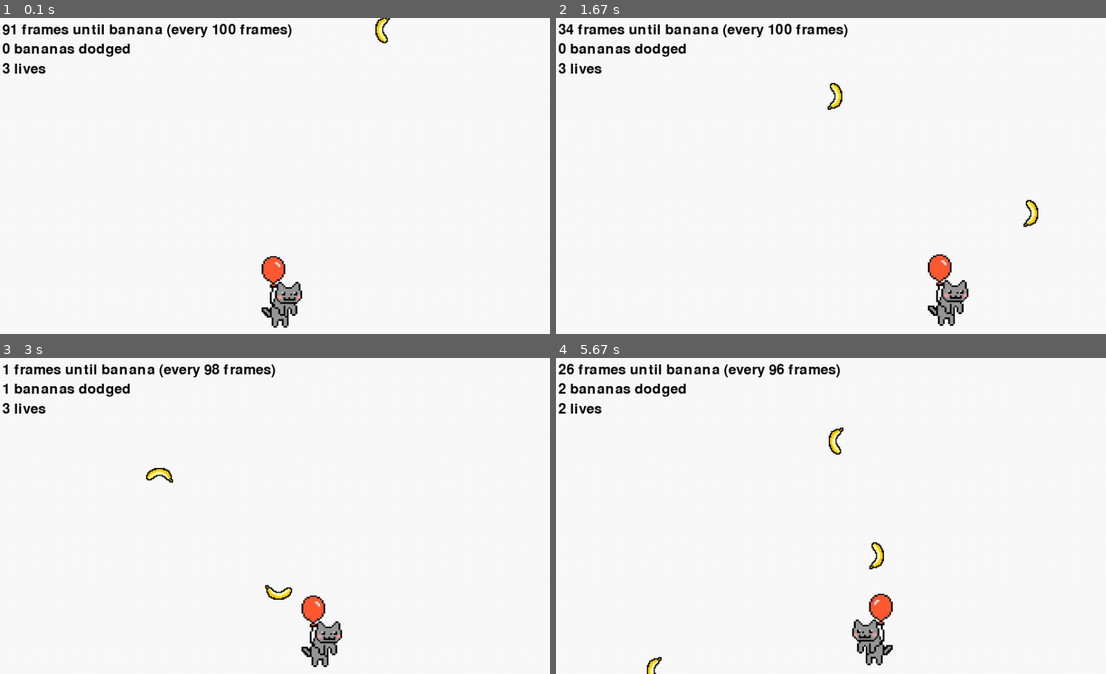
Above: before the commit, frames 1-4 (two rows, left to right).
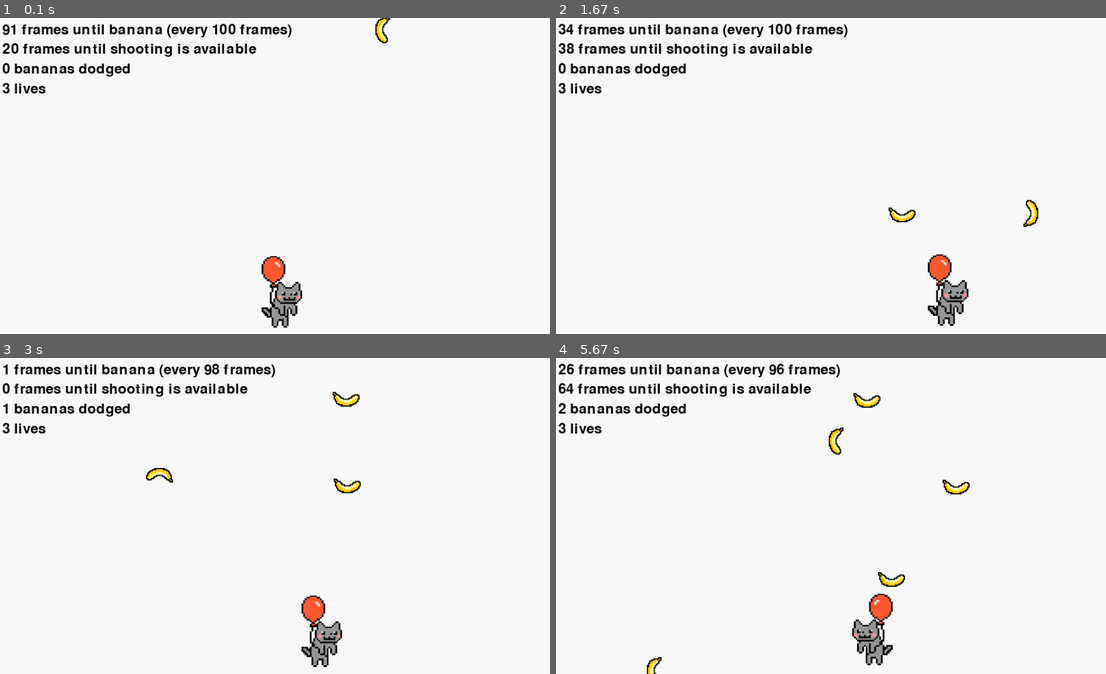
Above: after the commit, the same moments.

Repository: MikeCroall/MyPyGame
Game: pygame game, started from src/main.py
Two runs of this game, one before a commit and one after it. Both use one fixed random seed, a clock stepped at 60 frames per second and the inputs below.
Inputs:
- Up to frame 1 (0.1 s): no input
- Up to frame 2 (1.67 s): tap Space at 0.33, 0.73, 1.03, 1.23, 1.53 s; hold Right 0.67-1.13 s; hold Right 1.17-1.63 s
- Up to frame 3 (3 s): hold Left 1.67-2.2 s; tap Space at 1.73, 2.03, 2.3, 2.6, 2.73 s; hold Left 2.23-2.63 s; hold Right from 2.67 s (still down)
- Up to frame 4 (5.67 s): tap Space at 3.03, 3.4, 3.7, 3.9, 4.2, 4.4, 4.7, 4.9, 5.2, 5.47 s; release Right at 3.3 s; hold Left 3.33-3.8 s; hold Right 3.83-4.3 s; hold Right 4.33-4.8 s; hold Left 4.83-5.37 s; hold Left from 5.4 s (still down)

The runs differ from the first frame. In frame 1, 1.4% of the frame differs, in the area x 0-47%, y 7-24%; in frame 2, 1.7%; in frame 3, 1.9%; in frame 4, 2.0%, in the area x 0-76%, y 7-73%.

Commit message:
Projectiles work - need new sprite

Diff:
--- a/src/banana.py
+++ b/src/banana.py
@@ -1,4 +1,5 @@
-import pygame, random
+import pygame
+import random
 
 
 class Banana:
--- a/src/main.py
+++ b/src/main.py
@@ -8,6 +8,7 @@
     from player import Player
     from banana import Banana
     from label import Label
+    from projectile import Projectile
 
     print("Excellent - pygame is installed and imported!")
     pygame.init()
@@ -20,7 +21,8 @@
     spawn_rate, frames_until_spawn = 100, 1
     bananas_dodged, lives = 0, 3
     bob_rate, frames_until_bob = 7, 7
-    shooting_cool_down, frames_until_can_shoot = 30, 30
+    shooting_cool_down, frames_until_can_shoot = 80, 30
+    projectile_speed = [0, -2 * int(height / 480)]
 
     background = pygame.Surface(screen.get_size())
     background = background.convert()
@@ -30,6 +32,7 @@
 
     labels = [
         Label("0 frames until banana"),
+        Label("0 frames until shooting is available"),
         Label("0 bananas dodged"),
         Label("3 lives")
     ]  # note: NOT a dictionary, to maintain ordering
@@ -39,11 +42,16 @@
     pause_label_rect.centery = background.get_rect().centery
 
     bananas = []
+    projectiles = []
 
     def spawn_banana():
         img = pygame.image.load("../img/banana.bmp")
         speed = [random.choice([0, 0, 0, -1, 1]), 2]
         bananas.append(Banana(img, int(random.random() * width), 0, speed))
+
+    def shoot_projectile_from_player(player_1):
+        img = pygame.image.load("../img/banana.bmp")  # todo replace sprite
+        projectiles.append(Projectile(img, projectile_speed, player_1.get_rect()))
 
     while lives > 0:
         for event in pygame.event.get():
@@ -58,7 +66,8 @@
 
         if not paused:
             frames_until_spawn -= 1
-            if frames_until_can_shoot > 0: frames_until_can_shoot -= 1
+            if frames_until_can_shoot > 0:
+                frames_until_can_shoot -= 1
             if frames_until_spawn <= 0:
                 spawn_banana()
                 frames_until_spawn = spawn_rate
@@ -74,10 +83,12 @@
             if keys[pygame.K_SPACE]:
                 if frames_until_can_shoot <= 0:
                     frames_until_can_shoot = shooting_cool_down
-                    print("Player shooting")
-                    pass  # todo shoot projectile up from player
+                    shoot_projectile_from_player(player_1)
 
-            rem = []
+            for p in projectiles:
+                p.move_at_speed()
+
+            rem_b = []
             for b in bananas:
                 b.move_at_speed()
                 if b.get_rect().left < 0:  # separated to ensure correct direction is stuck to
@@ -86,20 +97,26 @@
                     b.ensure_travel_left()
 
                 if b.get_rect().colliderect(player_1.get_rect()):
-                    rem.append(b)
+                    rem_b.append(b)
                     lives -= 1
-                elif b.get_rect().top > height:  # if did not collide with player, check if ready for locational despawn
-                    rem.append(b)
-                    bananas_dodged += 1
-                    if spawn_rate > 20:
-                        spawn_rate -= 2
+                else:
+                    ind = b.get_rect().collidelist([x.get_rect() for x in projectiles])
+                    if ind != -1:
+                        rem_b.append(b)
+                        del projectiles[ind]
+                    elif b.get_rect().top > height:  # if didn't collide with player, check for locational despawn
+                        rem_b.append(b)
+                        bananas_dodged += 1
+                        if spawn_rate > 15:
+                            spawn_rate -= 2
 
-            bananas = [b for b in bananas if b not in rem]
+            bananas = [b for b in bananas if b not in rem_b]
 
             # update labels ready for drawing
             labels[0].set_text("{} frames until banana (every {} frames)".format(frames_until_spawn, spawn_rate))
-            labels[1].set_text("{} bananas dodged".format(bananas_dodged))
-            labels[2].set_text("{} lives".format(lives))
+            labels[1].set_text("{} frames until shooting is available".format(frames_until_can_shoot))
+            labels[2].set_text("{} bananas dodged".format(bananas_dodged))
+            labels[3].set_text("{} lives".format(lives))
 
             # draw on background
             background.fill((250, 250, 250))
@@ -117,6 +134,8 @@
                 if frames_until_bob <= 1:
                     b.rotate_tick()
                 screen.blit(b.get_img(), b.get_rect())
+            for p in projectiles:
+                screen.blit(p.get_img(), p.get_rect())
 
             # animate bobbing
             frames_until_bob -= 1
--- a/src/player.py
+++ b/src/player.py
@@ -1,4 +1,5 @@
-import pygame, math
+import math
+import pygame
 
 
 class Player:
--- /dev/null
+++ b/src/projectile.py
@@ -0,0 +1,26 @@
+import pygame
+
+
+class Projectile:
+    def __init__(self, img, speed, player_rect):
+        self.img = img
+        self.rect = img.get_rect()
+        self.speed = speed
+        self.set_position(player_rect)
+
+    def get_img(self):
+        return self.img
+
+    def get_rect(self):
+        return self.rect
+
+    def get_speed(self):
+        return self.speed
+
+    def move_at_speed(self):
+        self.rect = self.rect.move(self.speed)
+        return self.rect
+
+    def set_position(self, player_rect):
+        self.rect.top = player_rect.top
+        self.rect.centerx = player_rect.centerx
